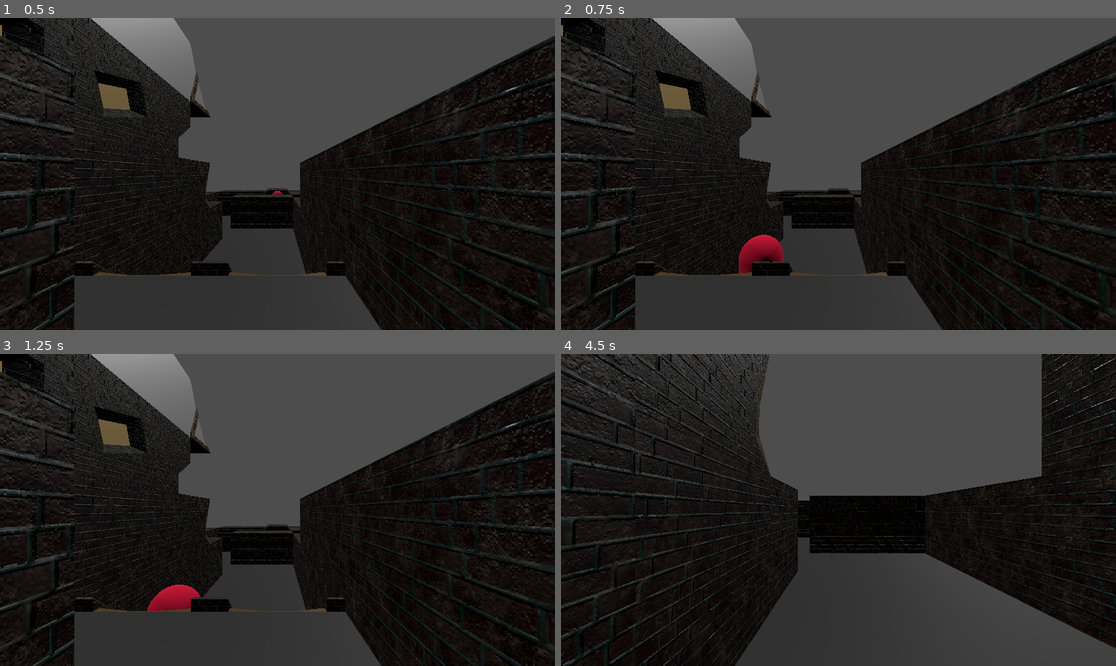
Above: before the commit, frames 1-4 (two rows, left to right).
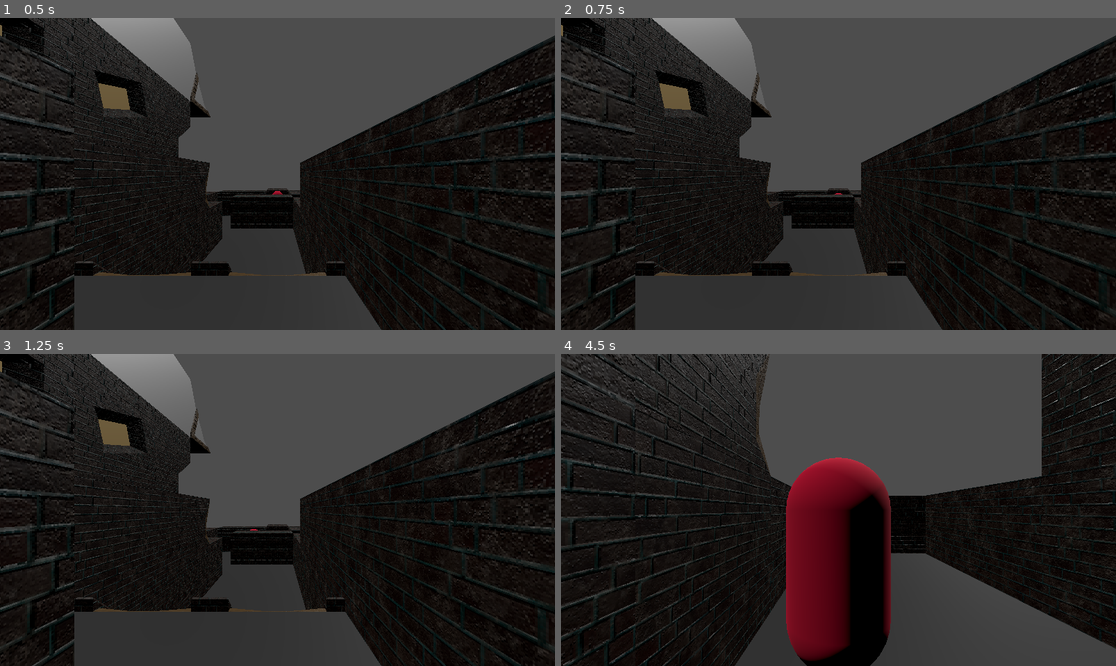
Above: after the commit, the same moments.

Repository: sgc6512/dungeon-crawl-jam
Game: Godot game, scene res://main.tscn
Two runs of this game, one before a commit and one after it. Both use one fixed random seed, a clock stepped at 60 frames per second and the inputs below.
Inputs:
- Up to frame 1 (0.5 s): no input
- Up to frame 2 (0.75 s): tap Enter at 0.5 s; hold D (right) from 0.53 s (still down)
- Up to frame 3 (1.25 s): keep holding D (right)
- Up to frame 4 (4.5 s): tap Space at 1.25 s; release D (right) at 1.28 s; hold S (down) 1.28-2.03 s; tap Enter at 2 s; hold D (right) 2.03-2.78 s; hold W (up) 2.78-3.53 s; hold A (left) from 3.53 s (still down)

Frame 1 is identical in both runs. In frame 2, 0.6% of the frame differs, in the area x 32-51%, y 56-82%; in frame 3, 0.5%; in frame 4, 11%, in the area x 40-60%, y 33-100%.

Commit message:
Fix slope pathing bug

Diff:
--- a/enemy.gd
+++ b/enemy.gd
@@ -48,7 +48,6 @@
 				# I don't know if these orientation values would be the same for any mesh
 				# Probably worth looking into changing it to use get_cell_item_basis instead
 				var orientation = grid_map.get_cell_item_orientation(pos_origin)
-
 				# If adjacent inclines add them as a connection
 				# Note that orientation doesn't matter here as we shouldn't have inclines of different
 				# orientations adjacent to one another
@@ -56,18 +55,17 @@
 					astar.connect_points(point_origin, point_destination)
 
 				# Based on the orientation add a plane as a connection
-				# This has a bug, check for z or x as well respectively
 				match orientation:
 					0, 10: # 0  : Right +X | 10 : Left -X
 						# Add planes to the right and left
-						if pos_origin.x == pos_destination.x + 1:
+						if pos_origin.z == pos_destination.z + 1 and pos_origin.x == pos_destination.x:
 							astar.connect_points(point_origin, point_destination)
-						if pos_origin.x == pos_destination.x - 1:
+						if pos_origin.z == pos_destination.z - 1 and pos_origin.x == pos_destination.x:
 							astar.connect_points(point_origin, point_destination)
 					16, 22: # 16 : Up -Z | 22 : Down +Z
-						if pos_origin.z == pos_destination.z + 1:
+						if pos_origin.x == pos_destination.x + 1 and pos_origin.z == pos_destination.z:
 							astar.connect_points(point_origin, point_destination)
-						if pos_origin.z == pos_destination.z - 1:
+						if pos_origin.x == pos_destination.x - 1 and pos_origin.z == pos_destination.z:
 							astar.connect_points(point_origin, point_destination)
 
 
